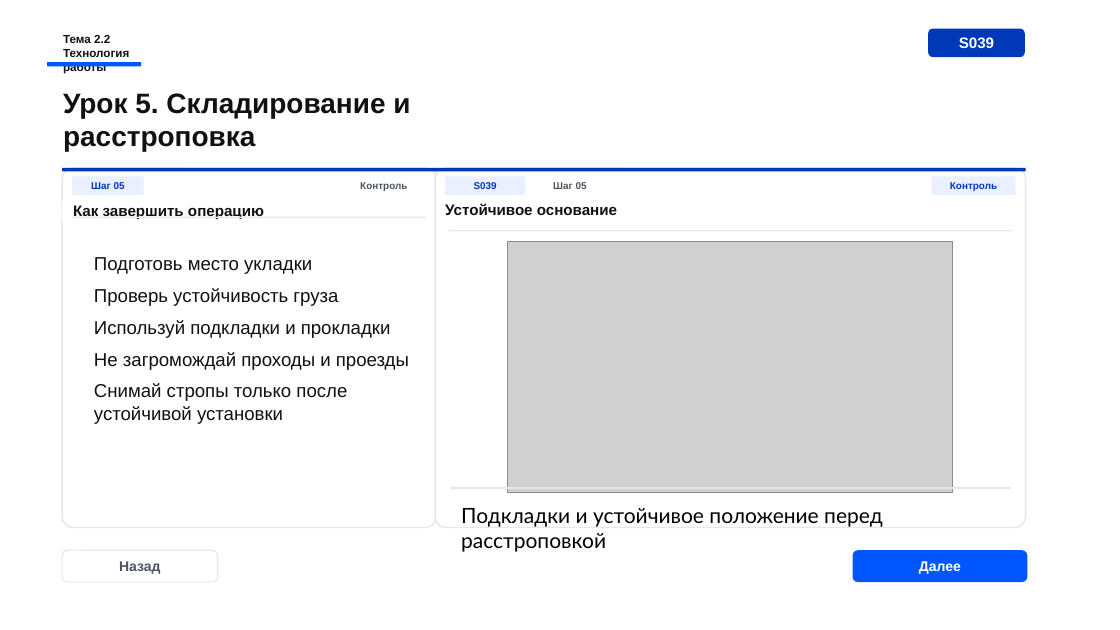
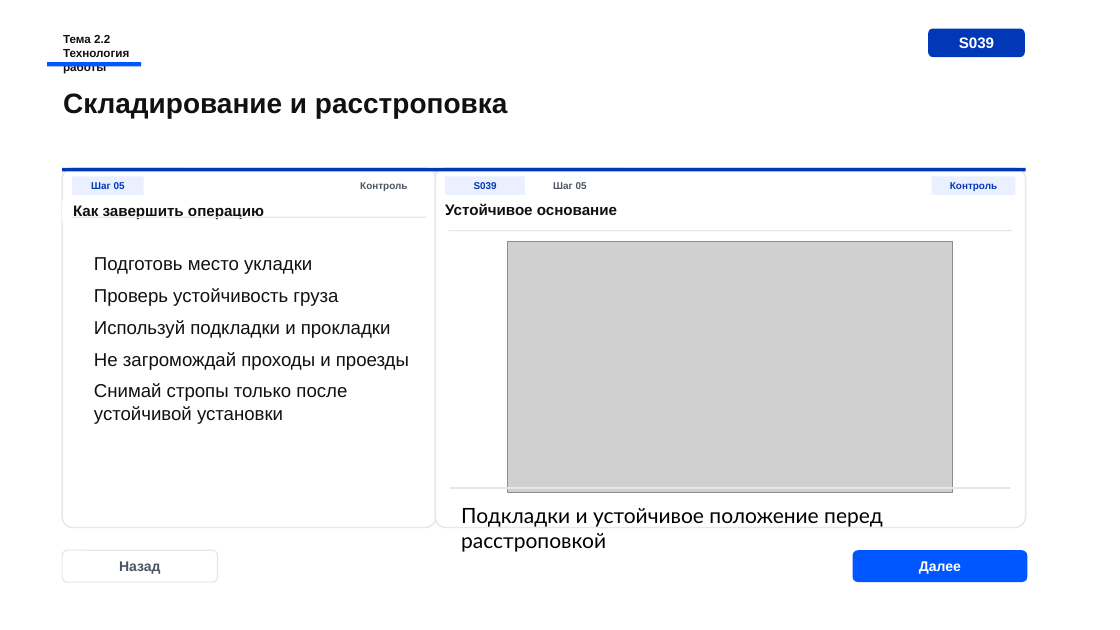
Before and after one commit to Armankanat2/EV-Strop, a slide deck: slide 20 of presentations/ispring-course/module-01-stropovka-gruzov/live-preview/S029_theme22_preview_2026-06-30_v13_ev-group-techstyle-premium-subslides.pptx (slide 17 before the commit). Drawn at 1120x630 pixels with LibreOffice and Linux fonts; fonts in the diff are those of the drawing; grey boxes stand for pictures. Boxes give left, top, right and bottom in pixels: in the first picture for what was removed or moved away, otherwise in the second. Text is boxed around its words. In the diff, an @@ line names an element or a change of style, - is before the commit and + after.

```diff
--- a/presentations/ispring-course/module-01-stropovka-gruzov/live-preview/S029_theme22_preview_2026-06-30_v13_ev-group-techstyle-premium-subslides.pptx
+++ b/presentations/ispring-course/module-01-stropovka-gruzov/live-preview/S029_theme22_preview_2026-06-30_v13_ev-group-techstyle-premium-subslides.pptx
@@ text at [63, 93, 507, 118]: text changed @@
-Урок 5. Складирование и расстроповка
+Складирование и расстроповка
```
Also in this commit, not shown: 9 other slides changed, 5 slides added, 2 slides removed, 10 other files.
